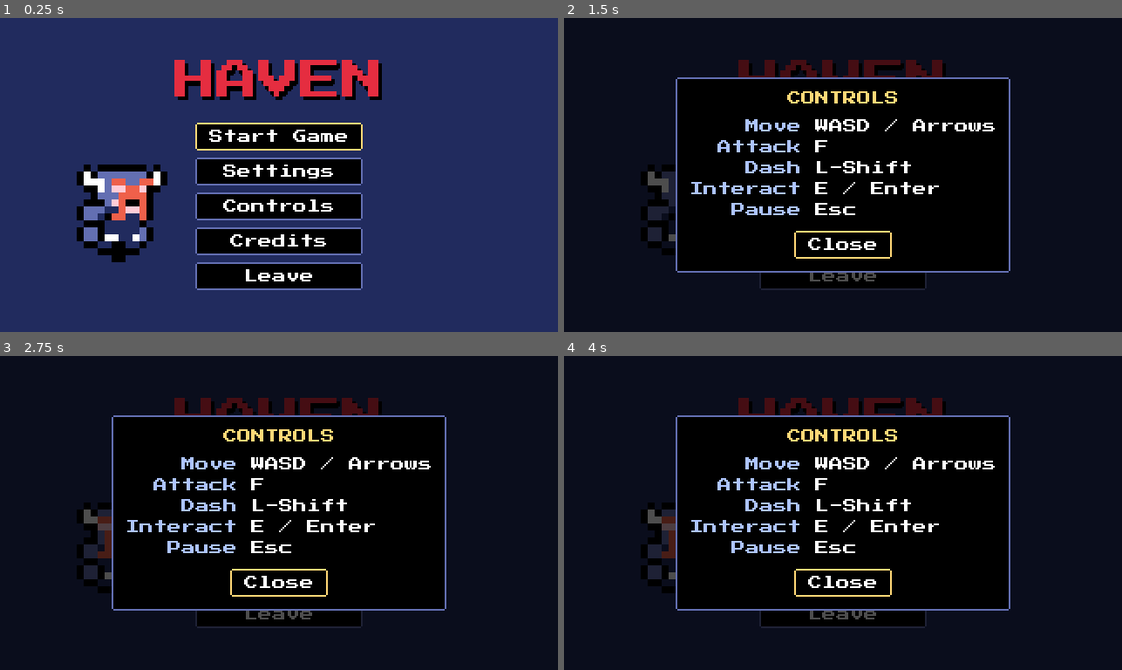
Above: before the commit, frames 1-4 (two rows, left to right).
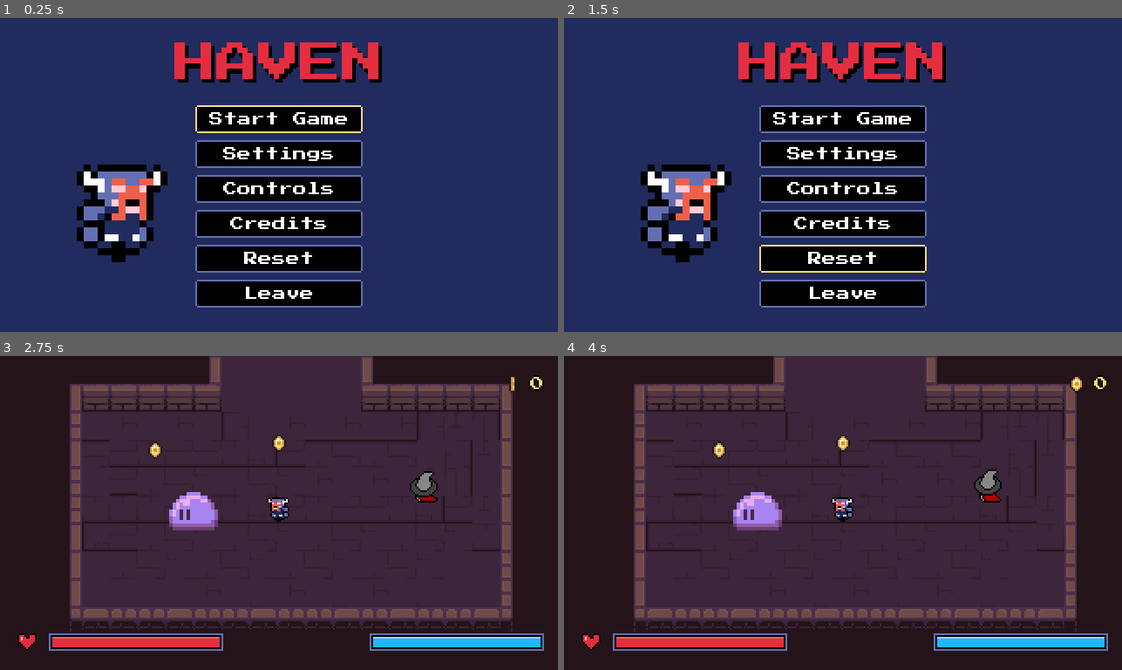
Above: after the commit, the same moments.

Repository: DaEpickid540/haven-2026
Game: Godot game, scene res://Scenes/main.tscn
Same seed, same stepped clock (60 frames per second), same inputs: the game is played once before the commit and once after it.
Inputs (mouse positions are in pixels of both pictures, inside the frame that each line leads up to):
- Up to frame 1 (0.25 s): no input
- Up to frame 2 (1.5 s): click (843, 259) at 0.5 s, where only the run after the commit has a clickable "Reset"; click (787, 212) at 1.25 s, where only the run after the commit has a clickable "Cancel"
- Up to frame 3 (2.75 s): click "Start Game" at 2 s
- Up to frame 4 (4 s): click (843, 475) at 2.75 s, where only the run before the commit has a clickable "Start Game"; click (843, 613) at 3.5 s, where only the run before the commit has a clickable "Leave"

The runs differ from the first frame. In frame 1, 17% of the frame differs, in the area x 31-69%, y 7-93%; in frame 2, 88%; in frame 3, 100%, in the area x 0-100%, y 0-100%; in frame 4, 100%.

Commit message:
reset char

Diff:
--- a/Scenes/main_menu.tscn
+++ b/Scenes/main_menu.tscn
@@ -81,6 +81,11 @@
 layout_mode = 2
 text = "Credits"
 
+[node name="Reset" type="Button" parent="Layout/Row/Buttons"]
+unique_name_in_owner = true
+layout_mode = 2
+text = "Reset"
+
 [node name="Leave" type="Button" parent="Layout/Row/Buttons"]
 unique_name_in_owner = true
 layout_mode = 2
@@ -269,6 +274,67 @@
 size_flags_horizontal = 4
 text = "Close"
 
+[node name="ResetModal" type="Control" parent="."]
+unique_name_in_owner = true
+visible = false
+layout_mode = 1
+anchors_preset = 15
+anchor_right = 1.0
+anchor_bottom = 1.0
+grow_horizontal = 2
+grow_vertical = 2
+
+[node name="Dimmer" type="ColorRect" parent="ResetModal"]
+layout_mode = 1
+anchors_preset = 15
+anchor_right = 1.0
+anchor_bottom = 1.0
+grow_horizontal = 2
+grow_vertical = 2
+color = Color(0, 0, 0, 0.7)
+
+[node name="Panel" type="PanelContainer" parent="ResetModal"]
+layout_mode = 1
+anchors_preset = 8
+anchor_left = 0.5
+anchor_top = 0.5
+anchor_right = 0.5
+anchor_bottom = 0.5
+grow_horizontal = 2
+grow_vertical = 2
+
+[node name="VBox" type="VBoxContainer" parent="ResetModal/Panel"]
+layout_mode = 2
+theme_override_constants/separation = 8
+
+[node name="Title" type="Label" parent="ResetModal/Panel/VBox"]
+layout_mode = 2
+theme_type_variation = &"HeaderLabel"
+text = "RESET?"
+horizontal_alignment = 1
+
+[node name="Body" type="Label" parent="ResetModal/Panel/VBox"]
+layout_mode = 2
+theme_type_variation = &"MutedLabel"
+text = "Coins and upgrades
+will be lost."
+horizontal_alignment = 1
+
+[node name="Choices" type="HBoxContainer" parent="ResetModal/Panel/VBox"]
+layout_mode = 2
+size_flags_horizontal = 4
+theme_override_constants/separation = 8
+
+[node name="ResetCancel" type="Button" parent="ResetModal/Panel/VBox/Choices"]
+unique_name_in_owner = true
+layout_mode = 2
+text = "Cancel"
+
+[node name="ResetConfirm" type="Button" parent="ResetModal/Panel/VBox/Choices"]
+unique_name_in_owner = true
+layout_mode = 2
+text = "Reset"
+
 [node name="SettingsModal" parent="." instance=ExtResource("3_settings")]
 unique_name_in_owner = true
 
@@ -276,6 +342,9 @@
 [connection signal="pressed" from="Layout/Row/Buttons/Settings" to="." method="_on_settings_pressed"]
 [connection signal="pressed" from="Layout/Row/Buttons/Controls" to="." method="_on_controls_pressed"]
 [connection signal="pressed" from="Layout/Row/Buttons/Credits" to="." method="_on_credits_pressed"]
+[connection signal="pressed" from="Layout/Row/Buttons/Reset" to="." method="_on_reset_pressed"]
 [connection signal="pressed" from="Layout/Row/Buttons/Leave" to="." method="_on_leave_pressed"]
+[connection signal="pressed" from="ResetModal/Panel/VBox/Choices/ResetCancel" to="." method="_close_modal"]
+[connection signal="pressed" from="ResetModal/Panel/VBox/Choices/ResetConfirm" to="." method="_on_reset_confirm_pressed"]
 [connection signal="pressed" from="CreditsModal/Panel/VBox/CreditsClose" to="." method="_close_modal"]
 [connection signal="pressed" from="ControlsModal/Panel/VBox/ControlsClose" to="." method="_close_modal"]
--- a/Scripts/main_menu.gd
+++ b/Scripts/main_menu.gd
@@ -62,6 +62,16 @@
 	_open(credits_modal, %CreditsClose)
 
 
+func _on_reset_pressed() -> void:
+	_open(%ResetModal, %ResetCancel)
+
+
+func _on_reset_confirm_pressed() -> void:
+	PlayerStats.reset_character()
+	Audio.play_sfx("pause_out")
+	_close_modal()
+
+
 func _on_leave_pressed() -> void:
 	GameManage.quit_game()
 
--- a/Scripts/player_stats.gd
+++ b/Scripts/player_stats.gd
@@ -96,3 +96,16 @@
 func heal_full() -> void:
 	health = max_health
 	health_changed.emit(health, max_health)
+
+
+# reset
+
+func reset_character() -> void:
+	coins = 0
+	max_health = BASE_MAX_HEALTH
+	health = max_health
+	for stat in levels:
+		levels[stat] = 1
+		upgraded.emit(stat, 1)
+	coins_changed.emit(coins)
+	health_changed.emit(health, max_health)
